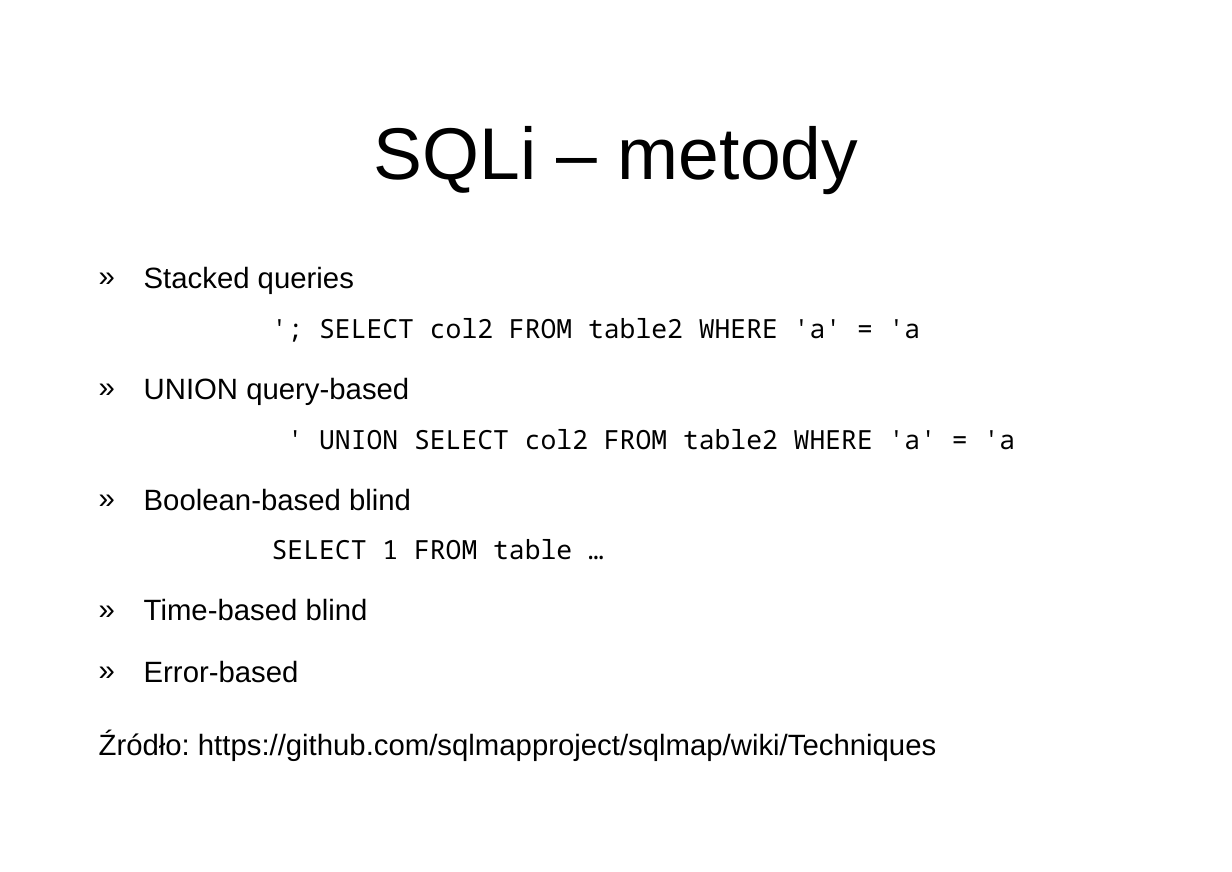
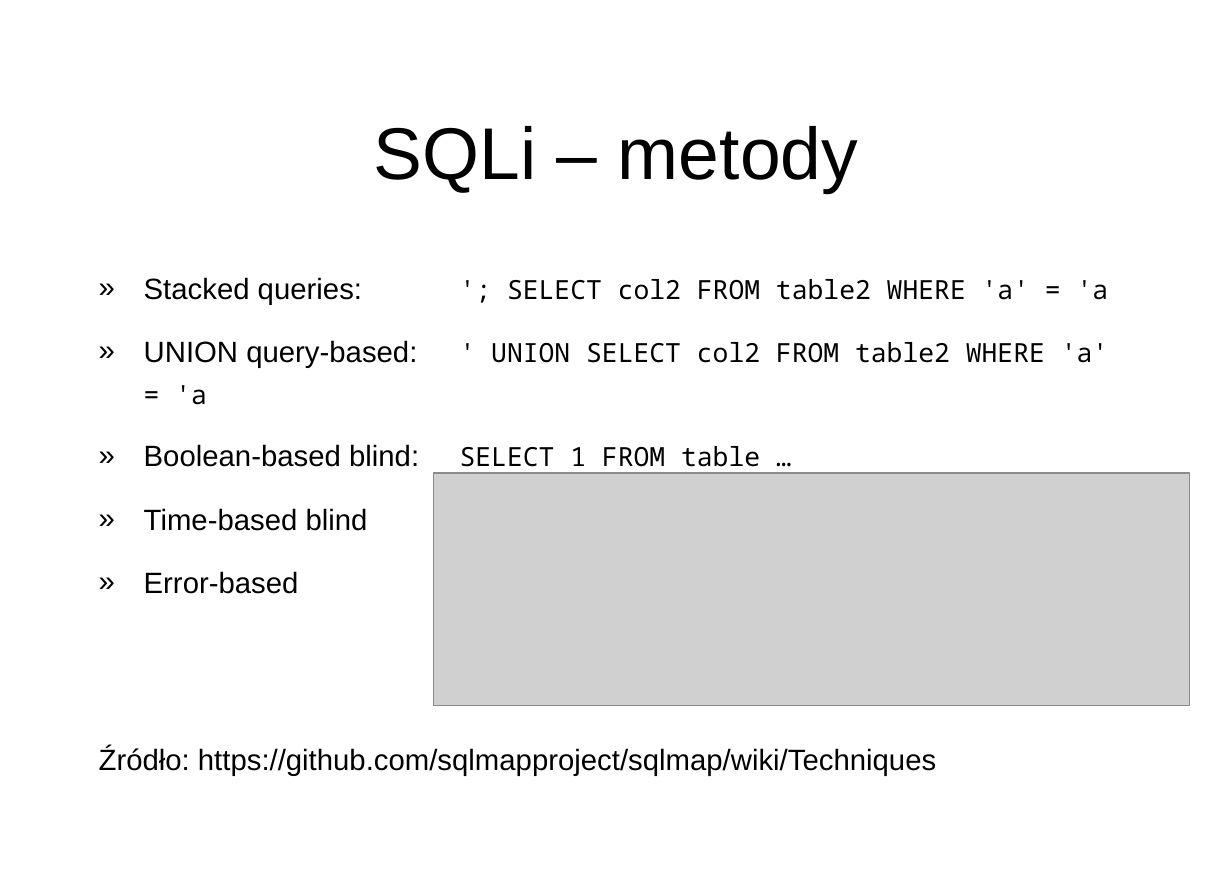
Before and after one commit to disconnect3d/websec_presentation, a slide deck: slide 3 of websec.ppt. Drawn at 1232x872 pixels with LibreOffice and Linux fonts; fonts in the diff are those of the drawing; grey boxes stand for pictures; background and template pictures are left out. Boxes give left, top, right and bottom in pixels: in the first picture for what was removed or moved away, otherwise in the second. Text is boxed around its words. In the diff, an @@ line names an element or a change of style, - is before the commit and + after.

Commit message:
PPT extra touch

```diff
--- a/websec.ppt
+++ b/websec.ppt
@@ text at (144,277,1109,474): text changed @@
-» Stacked queries
-  '; SELECT col2 FROM table2 WHERE 'a' = 'a
-» UNION query-based
-  ' UNION SELECT col2 FROM table2 WHERE 'a' = 'a
-» Boolean-based blind
-  SELECT 1 FROM table …
+» Stacked queries: '; SELECT col2 FROM table2 WHERE 'a' = 'a
+» UNION query-based: ' UNION SELECT col2 FROM table2 WHERE 'a' = 'a
+» Boolean-based blind: SELECT 1 FROM table …
@@ picture added at (434,473,1190,706) @@
@@ text at (99,508,936,776): line spacing 1 to 1.3; less space between paragraphs; line spacing 1 to 0.8 @@
```
